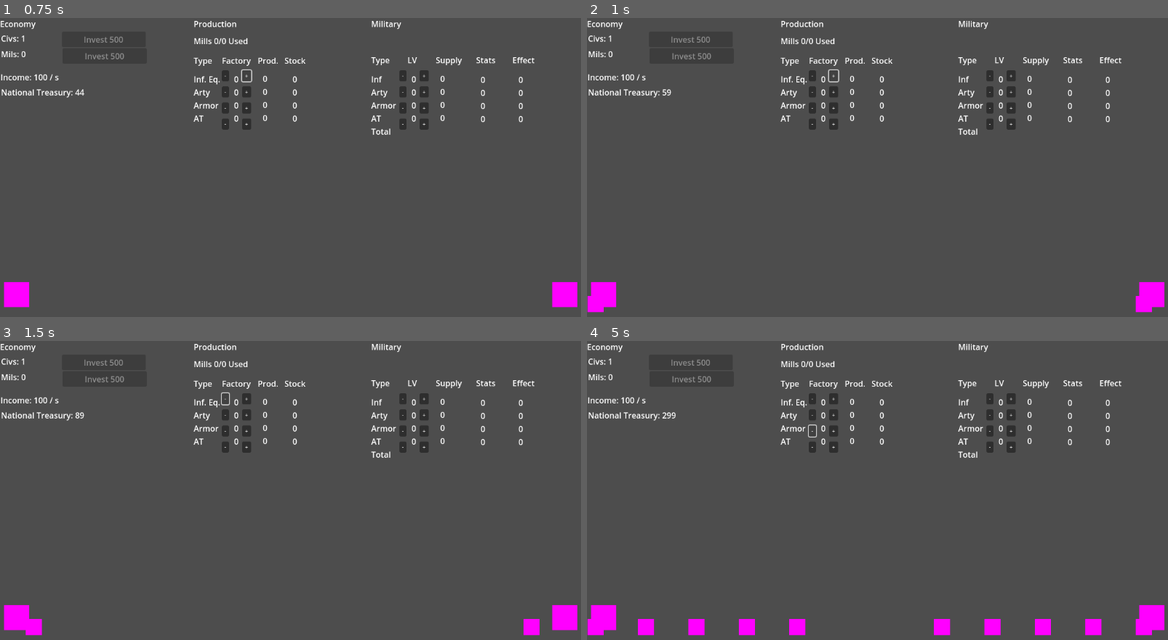
Above: before the commit, frames 1-4 (two rows, left to right).
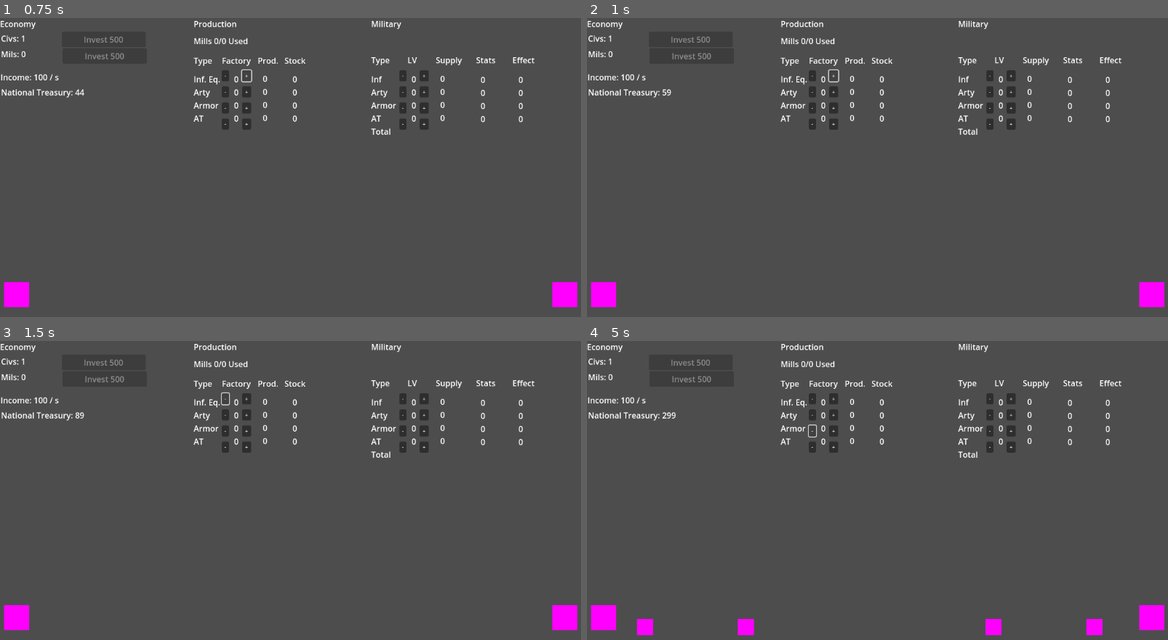
Above: after the commit, the same moments.

Repository: dwlee0802/AttritionWarfare
Game: Godot game, scene res://Scenes/game.tscn
Same seed, same stepped clock (60 frames per second), same inputs: the game is played once before the commit and once after it. Before the commit the project starts from res://Scene/game.tscn.
Inputs:
- Up to frame 1 (0.75 s): click "+" at 0.5 s
- Up to frame 2 (1 s): no input
- Up to frame 3 (1.5 s): click "-" at 1.25 s
- Up to frame 4 (5 s): click "+" at 2 s; click "-" at 2.75 s; click "+" at 3.5 s; click "-" at 4.25 s

Frame 1 is identical in both runs. In frame 2, 0.2% of the frame differs, in the area x 0-98%, y 92-99%; in frame 3, 0.3%; in frame 4, 0.9%.

Commit message:
Units now attack other team's units in range.

Diff:
--- a/Scene/Unit.tscn
+++ b/Scenes/Unit.tscn
@@ -1,6 +1,6 @@
 [gd_scene load_steps=5 format=3 uid="uid://b8ahm4dogxoy5"]
 
-[ext_resource type="Script" path="res://Script/Unit.gd" id="1_qbsdc"]
+[ext_resource type="Script" path="res://Scripts/Unit.gd" id="1_y5a62"]
 
 [sub_resource type="PlaceholderTexture2D" id="PlaceholderTexture2D_brevo"]
 size = Vector2(32, 32)
@@ -13,7 +13,7 @@
 
 [node name="Unit" type="CharacterBody2D"]
 collision_mask = 0
-script = ExtResource("1_qbsdc")
+script = ExtResource("1_y5a62")
 
 [node name="Sprite2D" type="Sprite2D" parent="."]
 texture = SubResource("PlaceholderTexture2D_brevo")
@@ -27,3 +27,8 @@
 
 [node name="CollisionShape2D" type="CollisionShape2D" parent="AttackArea"]
 shape = SubResource("RectangleShape2D_fqqx3")
+
+[node name="AttackTimer" type="Timer" parent="."]
+process_callback = 0
+
+[connection signal="timeout" from="AttackTimer" to="." method="_on_attack_timer_timeout"]
--- /dev/null
+++ b/Scenes/damage_popup.tscn
@@ -0,0 +1,74 @@
+[gd_scene load_steps=4 format=3 uid="uid://di5s1adu3grkj"]
+
+[ext_resource type="Script" path="res://Scripts/damage_popup.gd" id="1_5aj2g"]
+
+[sub_resource type="Animation" id="Animation_douct"]
+resource_name = "damage_popup_anim"
+tracks/0/type = "value"
+tracks/0/imported = false
+tracks/0/enabled = true
+tracks/0/path = NodePath("Label:scale")
+tracks/0/interp = 1
+tracks/0/loop_wrap = true
+tracks/0/keys = {
+"times": PackedFloat32Array(0, 0.1, 0.2),
+"transitions": PackedFloat32Array(1, 1, 1),
+"update": 0,
+"values": [Vector2(1, 1), Vector2(1.5, 1.5), Vector2(1, 1)]
+}
+tracks/1/type = "value"
+tracks/1/imported = false
+tracks/1/enabled = true
+tracks/1/path = NodePath("Label:self_modulate")
+tracks/1/interp = 1
+tracks/1/loop_wrap = true
+tracks/1/keys = {
+"times": PackedFloat32Array(0.5, 0.7),
+"transitions": PackedFloat32Array(1, 1),
+"update": 0,
+"values": [Color(1, 1, 1, 1), Color(1, 1, 1, 0)]
+}
+tracks/2/type = "method"
+tracks/2/imported = false
+tracks/2/enabled = true
+tracks/2/path = NodePath(".")
+tracks/2/interp = 1
+tracks/2/loop_wrap = true
+tracks/2/keys = {
+"times": PackedFloat32Array(0.7),
+"transitions": PackedFloat32Array(1),
+"values": [{
+"args": [],
+"method": &"queue_free"
+}]
+}
+
+[sub_resource type="AnimationLibrary" id="AnimationLibrary_jefui"]
+_data = {
+"damage_popup_anim": SubResource("Animation_douct")
+}
+
+[node name="DamagePopup" type="Marker2D"]
+
+[node name="Label" type="RichTextLabel" parent="."]
+texture_filter = 1
+anchors_preset = 8
+anchor_left = 0.5
+anchor_top = 0.5
+anchor_right = 0.5
+anchor_bottom = 0.5
+offset_left = -38.0
+offset_top = -10.0
+offset_right = 38.0
+offset_bottom = 28.0
+grow_horizontal = 2
+grow_vertical = 2
+bbcode_enabled = true
+text = "[center][b]100[/b][/center]"
+script = ExtResource("1_5aj2g")
+
+[node name="AnimationPlayer" type="AnimationPlayer" parent="."]
+libraries = {
+"": SubResource("AnimationLibrary_jefui")
+}
+autoplay = "damage_popup_anim"
--- a/Scene/game.tscn
+++ b/Scenes/game.tscn
@@ -1,10 +1,10 @@
 [gd_scene load_steps=8 format=3 uid="uid://bvyo1sjvno0yx"]
 
-[ext_resource type="Script" path="res://Script/Nation.gd" id="1_61ht0"]
-[ext_resource type="Script" path="res://Script/game.gd" id="1_njrv5"]
-[ext_resource type="Script" path="res://Script/EconomyTab.gd" id="2_3ln5g"]
-[ext_resource type="Script" path="res://ProductionTab.gd" id="3_5ub18"]
-[ext_resource type="Script" path="res://Script/HQ.gd" id="5_ow5tt"]
+[ext_resource type="Script" path="res://Scripts/game.gd" id="1_haicd"]
+[ext_resource type="Script" path="res://Scripts/EconomyTab.gd" id="2_frf5n"]
+[ext_resource type="Script" path="res://ProductionTab.gd" id="3_qnnc4"]
+[ext_resource type="Script" path="res://Scripts/Nation.gd" id="4_kokw5"]
+[ext_resource type="Script" path="res://Scripts/HQ.gd" id="5_ajpi1"]
 
 [sub_resource type="RectangleShape2D" id="RectangleShape2D_4wbwj"]
 size = Vector2(50, 49)
@@ -19,14 +19,14 @@
 anchor_bottom = 1.0
 grow_horizontal = 2
 grow_vertical = 2
-script = ExtResource("1_njrv5")
+script = ExtResource("1_haicd")
 
 [node name="EconomyTab" type="Label" parent="."]
 layout_mode = 0
 offset_right = 40.0
 offset_bottom = 40.0
 text = "Economy"
-script = ExtResource("2_3ln5g")
+script = ExtResource("2_frf5n")
 
 [node name="CivCountLabel" type="Label" parent="EconomyTab"]
 layout_mode = 0
@@ -415,7 +415,7 @@
 text = "-"
 
 [node name="PlayerNation" type="Node" parent="."]
-script = ExtResource("1_61ht0")
+script = ExtResource("4_kokw5")
 
 [node name="World" type="Node2D" parent="."]
 position = Vector2(16, 583)
@@ -424,7 +424,7 @@
 position = Vector2(1, -14)
 collision_layer = 0
 collision_mask = 0
-script = ExtResource("5_ow5tt")
+script = ExtResource("5_ajpi1")
 
 [node name="CollisionShape2D" type="CollisionShape2D" parent="World/PlayerHQ"]
 position = Vector2(16, -19.5)
@@ -435,13 +435,14 @@
 texture = SubResource("PlaceholderTexture2D_r7yqw")
 
 [node name="SpawnTimer" type="Timer" parent="World/PlayerHQ"]
+wait_time = 2.0
 autostart = true
 
 [node name="EnemyHQ" type="StaticBody2D" parent="World"]
 position = Vector2(1088, -14)
 collision_layer = 0
 collision_mask = 0
-script = ExtResource("5_ow5tt")
+script = ExtResource("5_ajpi1")
 isPlayerHQ = false
 
 [node name="CollisionShape2D" type="CollisionShape2D" parent="World/EnemyHQ"]
@@ -453,6 +454,7 @@
 texture = SubResource("PlaceholderTexture2D_r7yqw")
 
 [node name="SpawnTimer" type="Timer" parent="World/EnemyHQ"]
+wait_time = 2.0
 autostart = true
 
 [connection signal="pressed" from="EconomyTab/CivInvestButton" to="PlayerNation" method="CivInvest"]
--- a/Script/Unit.gd
+++ /dev/null
@@ -1,33 +0,0 @@
-extends CharacterBody2D
-class_name Unit
-
-var speed : int = 100
-var isPlayerUnit: bool = true
-var attackRange: int = 150
-@onready var attackArea: Area2D = $AttackArea
-
-
-func _ready():
-	attackArea.get_node("CollisionShape2D").shape.size = Vector2(attackRange, 20)
-
-
-func SetPlayerUnit(val):
-	isPlayerUnit = val
-
-	if !isPlayerUnit:
-		collision_layer = 2
-		attackArea.collision_mask = 1
-
-
-func _physics_process(delta):
-	var results = attackArea.get_overlapping_bodies()
-
-	if len(results) > 0:
-		print("target detected")
-		print(results[0].name)
-	else:
-		velocity = Vector2.RIGHT * speed
-		if !isPlayerUnit:
-			velocity *= -1
-
-		move_and_slide()
--- a/Script/HQ.gd
+++ b/Scripts/HQ.gd
@@ -1,7 +1,7 @@
 extends StaticBody2D
 class_name HQ
 
-var unitScene = load("res://Scene/Unit.tscn")
+var unitScene = load("res://Scenes/Unit.tscn")
 @export var isPlayerHQ: bool = true
 
 
--- /dev/null
+++ b/Scripts/Unit.gd
@@ -0,0 +1,84 @@
+extends CharacterBody2D
+class_name Unit
+
+static var damagePopup = preload("res://Scenes/damage_popup.tscn")
+
+var hitPoints: int = 100
+var speed : int = 100
+var isPlayerUnit: bool = true
+var attackRange: int = 150
+@onready var attackArea: Area2D = $AttackArea
+var attackTarget
+var minDamage: int = 20
+var maxDamage: int = 40
+# attack speed in attacks per second
+var attackSpeed: float = 1
+@onready var attackTimer: Timer = $AttackTimer
+
+
+func _ready():
+	attackArea.get_node("CollisionShape2D").shape.size = Vector2(attackRange, 20)
+
+
+func SetPlayerUnit(val):
+	isPlayerUnit = val
+
+	if !isPlayerUnit:
+		collision_layer = 2
+		attackArea.collision_mask = 1
+
+
+func _physics_process(delta):
+	var results = attackArea.get_overlapping_bodies()
+
+	if len(results) > 0:
+		attackTarget = FindClosest(results)
+		if attackTimer.is_stopped():
+			attackTimer.start()
+	else:
+		if !attackTimer.is_stopped():
+			attackTimer.stop()
+
+		velocity = Vector2.RIGHT * speed
+		if !isPlayerUnit:
+			velocity *= -1
+
+		move_and_slide()
+
+
+func FindClosest(units):
+	if len(units) == 0:
+		return null
+	if len(units) == 1:
+		return units[0]
+
+	var minDist = 100000
+	var output
+
+	for item in units:
+		var newDist = global_position.distance_to(item.global_position)
+		if newDist < minDist:
+			minDist = newDist
+			output = item
+
+	return output
+
+
+func ReceiveHit(amount):
+	hitPoints -= amount
+	MakeDamagePopup(str(amount))
+	if hitPoints < 0:
+		print("dead!")
+		queue_free()
+
+
+func MakeDamagePopup(text, color = Color.RED):
+	var newPopup = damagePopup.instantiate()
+	newPopup.get_node("Label").text = text
+	newPopup.modulate = color
+	add_sibling(newPopup)
+	newPopup.position = position
+
+
+func _on_attack_timer_timeout():
+	attackTarget.ReceiveHit(randi_range(minDamage, maxDamage))
--- /dev/null
+++ b/Scripts/damage_popup.gd
@@ -0,0 +1,13 @@
+extends RichTextLabel
+
+var lifespan: float = 1
+
+var offset: int = 10
+
+func _ready():
+	pass
+
+
+# Called every frame. 'delta' is the elapsed time since the previous frame.
+func _process(delta):
+	position = position + Vector2(0, -16 * delta)
--- a/project.godot
+++ b/project.godot
@@ -11,7 +11,7 @@
 [application]
 
 config/name="Attrition Warfare"
-run/main_scene="res://Scene/game.tscn"
+run/main_scene="res://Scenes/game.tscn"
 config/features=PackedStringArray("4.2", "GL Compatibility")
 
 [layer_names]
Not shown: 1 places in Scenes/game.tscn that only renumber resources
Renamed: Script/EconomyTab.gd -> Scripts/EconomyTab.gd
Renamed: Script/Industry.gd -> Scripts/Industry.gd
Renamed: Script/Military.gd -> Scripts/Military.gd
Renamed: Script/Nation.gd -> Scripts/Nation.gd
Renamed: Script/game.gd -> Scripts/game.gd
